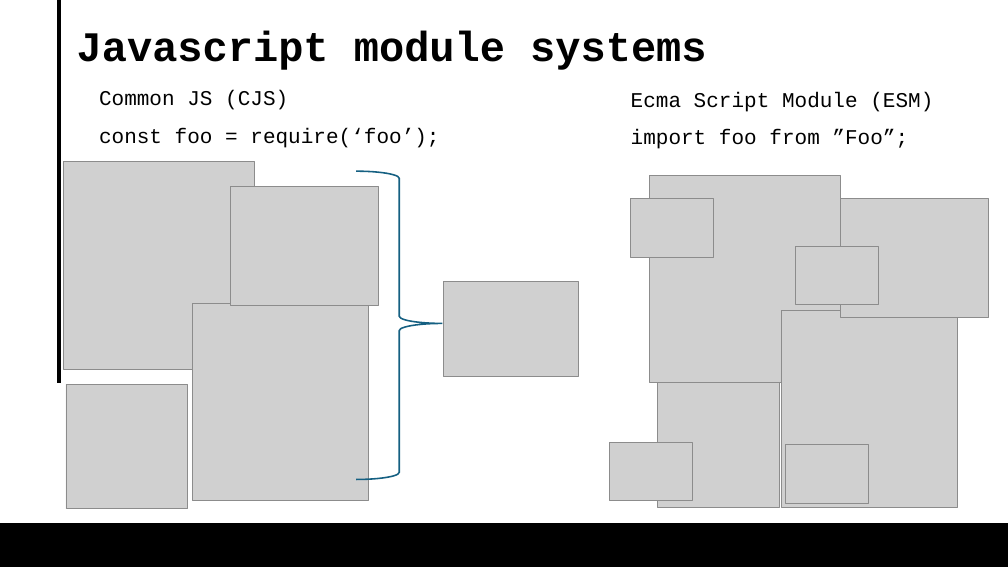
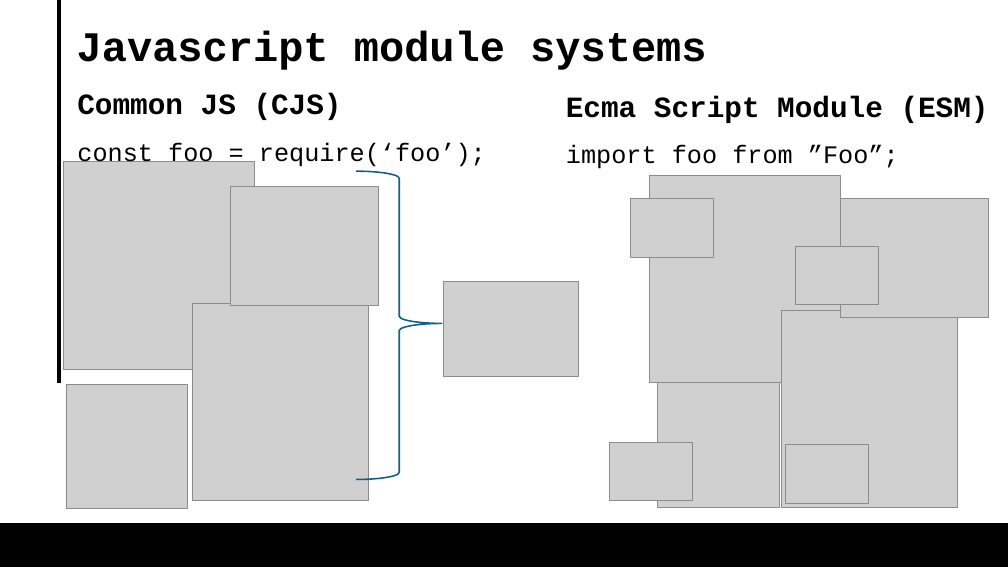
Before and after one commit to AsafShochet/tree-shaking-demo, a slide deck: slide 11 of tree shaking lecture 062024.pptx. Drawn at 1008x567 pixels with LibreOffice and Linux fonts; fonts in the diff are those of the drawing; grey boxes stand for pictures. Boxes give left, top, right and bottom in pixels: in the first picture for what was removed or moved away, otherwise in the second. Text is boxed around its words. In the diff, an @@ line names an element or a change of style, - is before the commit and + after.

Commit message:
presentation

```diff
--- a/tree shaking lecture 062024.pptx
+++ b/tree shaking lecture 062024.pptx
@@ text "Common JS (CJS)": place and size @@
-text "Common JS (CJS)" at [99, 90, 439, 148]
+text "Common JS (CJS)" at [77, 93, 486, 167]
@@ text "Common JS (CJS)" at [77, 93, 486, 167]: size 20 to 28 pt, bold on in "Common JS (CJS)"; size 20 to 24 pt in "const foo = require(‘foo’);" @@
@@ text "Ecma Script Module (ESM)": place and size @@
-text "Ecma Script Module (ESM)" at [631, 92, 933, 149]
+text "Ecma Script Module (ESM)" at [566, 96, 989, 169]
@@ text "Ecma Script Module (ESM)" at [566, 96, 989, 169]: size 20 to 28 pt, bold on in "Ecma Script Module (ESM)"; size 20 to 24 pt in "import foo from ”Foo”;" @@
```
Also in this commit, not shown: 2 other slides changed, 2 other files.
